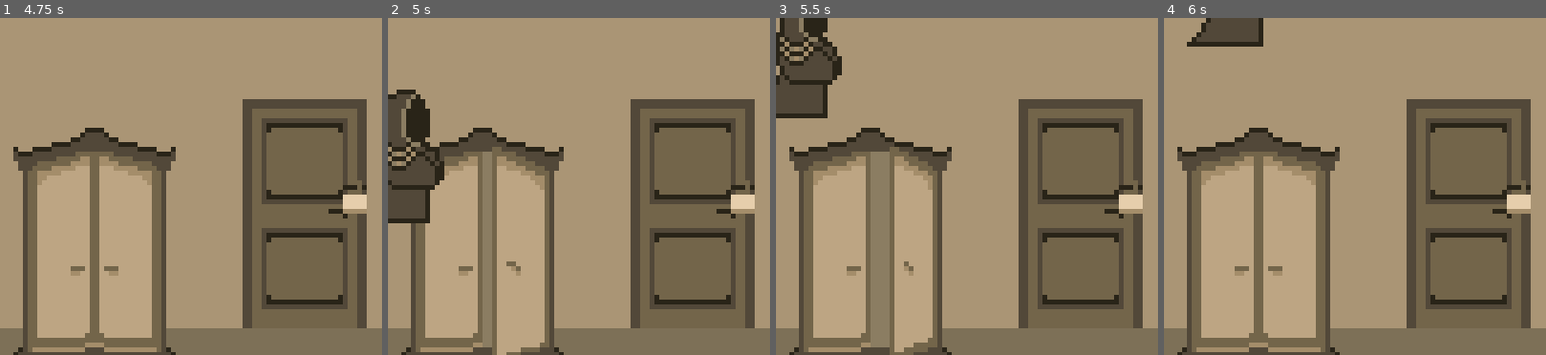
Above: before the commit, frames 1-4 (left to right).
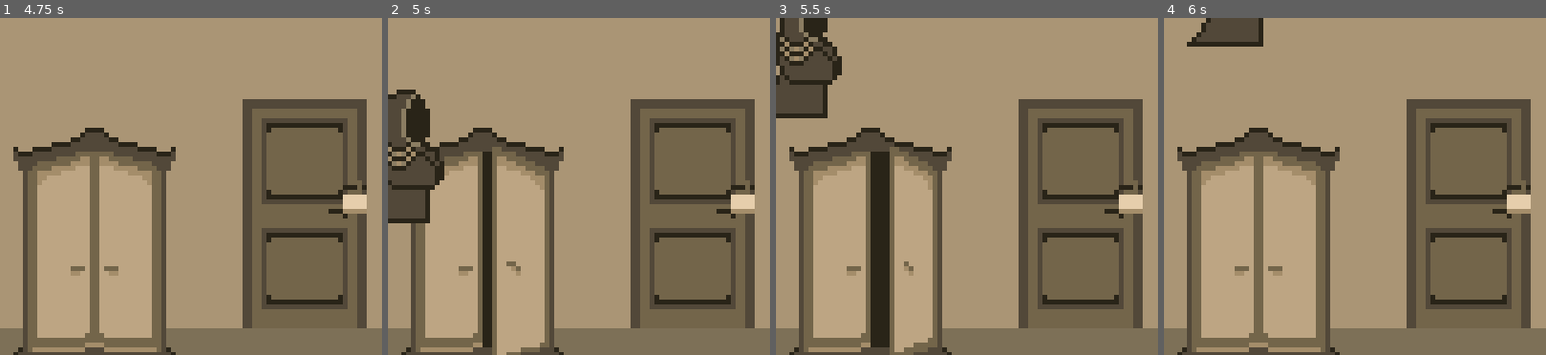
Above: after the commit, the same moments.

Repository: maskenary/gothic-game
Game: Godot game, scene res://Scenes/main.tscn
The game is run twice, just before and just after one commit, with the same random seed, the same clock (stepped at 60 frames per second) and the same inputs. Video files are missing from this copy of the repository; at most half a second of black plays in their place.
Inputs:
- Up to frame 1 (4.75 s): tap Enter (ui_accept) at 0.5, 0.77, 1.52, 3.02, 3.77, 4.52 s; hold Up (ui_up) 0.53-2.03 s; hold Left (ui_left) 2.03-3.53 s; hold Down (ui_down) 3.53-4.28 s; hold Right (ui_right) from 4.28 s (still down)
- Up to frame 2 (5 s): keep holding Right (ui_right)
- Up to frame 3 (5.5 s): release Right (ui_right) at 5.03 s; hold Up (ui_up) from 5.03 s (still down)
- Up to frame 4 (6 s): release Up (ui_up) at 5.78 s; hold Right (ui_right) from 5.78 s (still down)
The pictures show only the part of the screen within x 45-95%, y 20-70%; the shares and areas given below are measured in that part.

Frame 1 is identical in both runs. In frame 2, 1.5% of the frame differs, in the area x 24-28%, y 39-98%; in frame 3, 2.9%, in the area x 24-30%, y 39-98%; in frame 4, nothing differs.

Commit message:
fix cupboard sprite

Diff:
--- a/Scenes/key.tscn
+++ b/Scenes/key.tscn
@@ -7,7 +7,6 @@
 size = Vector2(26, 10)
 
 [node name="Key" type="Area2D" unique_id=743802743]
-scale = Vector2(0.5, 0.5)
 script = ExtResource("1_udxw8")
 
 [node name="CollisionShape2D" type="CollisionShape2D" parent="." unique_id=303067560]
@@ -16,6 +15,7 @@
 shape = SubResource("RectangleShape2D_udxw8")
 
 [node name="Sprite2D" type="Sprite2D" parent="." unique_id=758253953]
+scale = Vector2(0.5, 0.5)
 texture = ExtResource("2_udxw8")
 
 [connection signal="body_entered" from="." to="." method="_on_body_entered"]
Binary file changed: Assets_LEYLEY/cupboard.png
